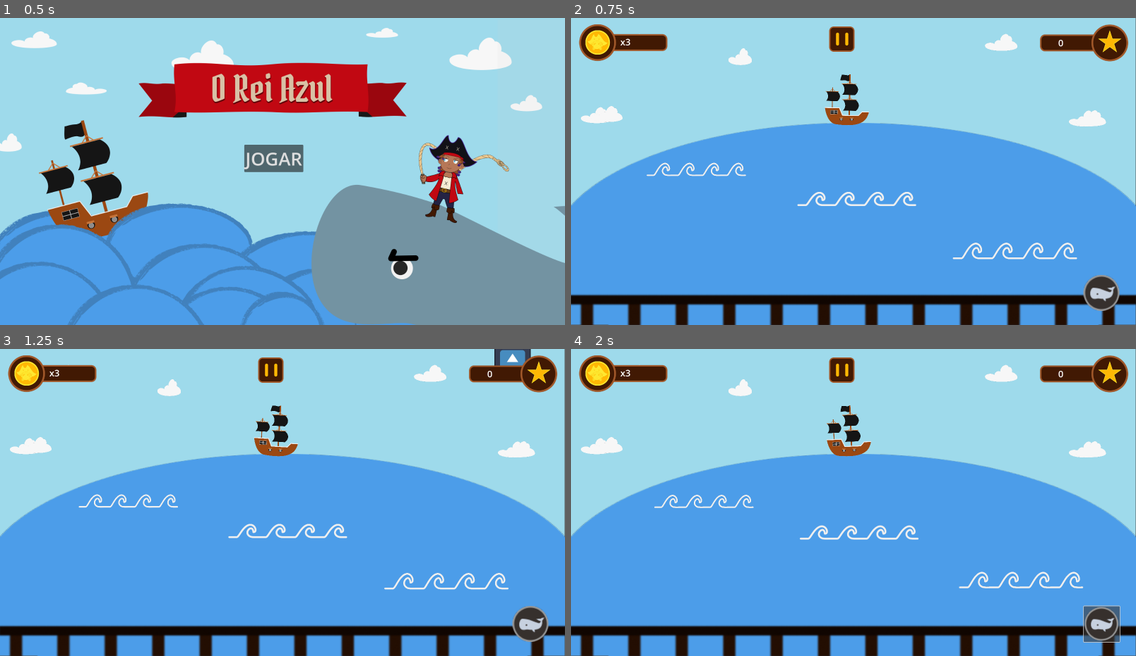
Above: before the commit, frames 1-4 (two rows, left to right).
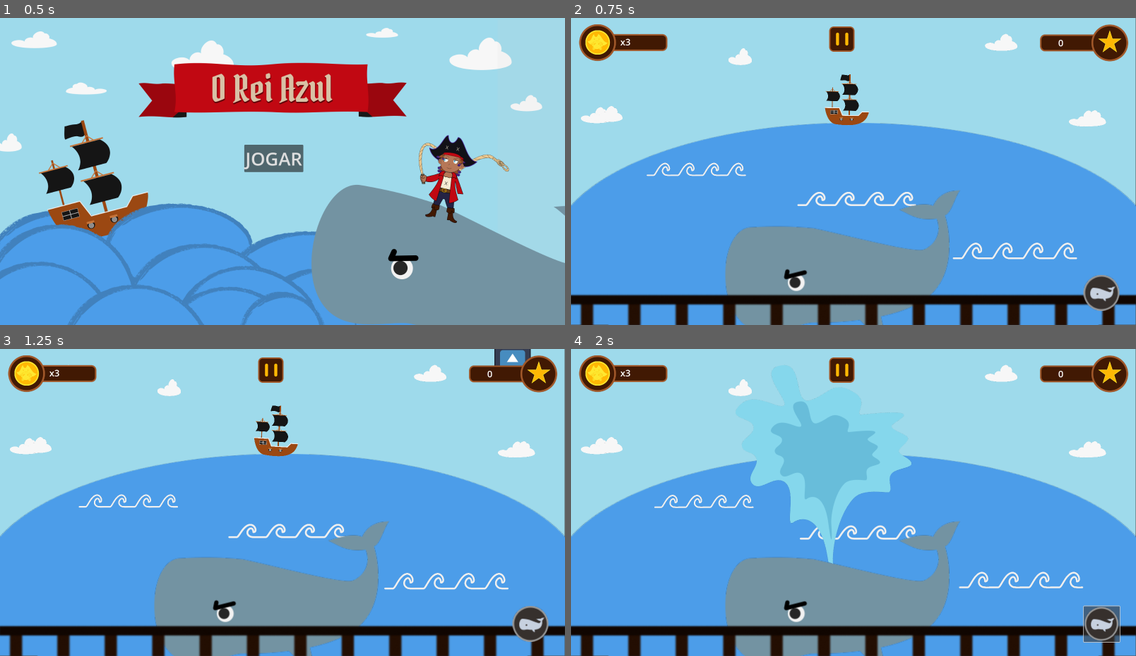
Above: after the commit, the same moments.

Repository: hhsoares/baleia
Game: Godot game, scene res://Scenes/menu.tscn
The game is run twice, just before and just after one commit, with the same random seed, the same clock (stepped at 60 frames per second) and the same inputs. The engine's default icon, where the game draws it, is replaced by a stand-in: a white triangle on a blue panel in a dark square.
Inputs (mouse positions are in pixels of both pictures, inside the frame that each line leads up to):
- Up to frame 1 (0.5 s): no input
- Up to frame 2 (0.75 s): click "JOGAR" at 0.5 s
- Up to frame 3 (1.25 s): no input
- Up to frame 4 (2 s): click (1102, 625) at 1.25 s

Frame 1 is identical in both runs. In frame 2, 9.5% of the frame differs, in the area x 27-69%, y 55-100%; in frame 3, 9.5%; in frame 4, 19%, in the area x 27-69%, y 5-100%.

Commit message:
Baleia aparecendo

Diff:
--- a/Scenes/jogo.tscn
+++ b/Scenes/jogo.tscn
@@ -8,6 +8,7 @@
 [ext_resource type="Texture2D" uid="uid://cm1tcoqqyvn7m" path="res://Assets/ondas_escondidas.png" id="5_8ihgy"]
 [ext_resource type="Texture2D" uid="uid://cybgjfqxrdpyc" path="res://Assets/corrimão.png" id="6_exr17"]
 [ext_resource type="Texture2D" uid="uid://d1xewiphuvulm" path="res://Assets/ondas_simples.png" id="6_nyb5w"]
+[ext_resource type="Texture2D" uid="uid://c4yfsysi44ics" path="res://Assets/splash-baleia.png" id="7_3lwpm"]
 [ext_resource type="Texture2D" uid="uid://2b26ied1oxvo" path="res://Assets/HUD-ElementsBG.png" id="7_8ihgy"]
 [ext_resource type="Texture2D" uid="uid://hc2a7awsveqb" path="res://Assets/HUD-Elements.png" id="8_cwcib"]
 [ext_resource type="Texture2D" uid="uid://ctkn1liictg6b" path="res://Assets/HUD-pause.png" id="9_4aaip"]
@@ -77,18 +78,6 @@
 "transitions": PackedFloat32Array(1),
 "update": 0,
 "values": [0.11236833]
-}
-tracks/5/type = "value"
-tracks/5/imported = false
-tracks/5/enabled = true
-tracks/5/path = NodePath("baleia:position")
-tracks/5/interp = 1
-tracks/5/loop_wrap = true
-tracks/5/keys = {
-"times": PackedFloat32Array(0),
-"transitions": PackedFloat32Array(1),
-"update": 0,
-"values": [Vector2(1049, 559)]
 }
 
 [sub_resource type="Animation" id="Animation_cwcib"]
@@ -156,18 +145,6 @@
 "update": 0,
 "values": [0.0, 0.06981317007977318, -0.06981317007977318, 0.06981317007977318, -0.06981317007977318, 0.06981317007977318, 0.0]
 }
-tracks/5/type = "value"
-tracks/5/imported = false
-tracks/5/enabled = true
-tracks/5/path = NodePath("baleia:position")
-tracks/5/interp = 1
-tracks/5/loop_wrap = true
-tracks/5/keys = {
-"times": PackedFloat32Array(0, 1.2, 2.5, 3.6907268, 5),
-"transitions": PackedFloat32Array(1, 1, 1, 1, 1),
-"update": 0,
-"values": [Vector2(1049, 559), Vector2(1049, 588), Vector2(1049, 559), Vector2(1049, 588), Vector2(1049, 559)]
-}
 
 [sub_resource type="AnimationLibrary" id="AnimationLibrary_gyvnm"]
 _data = {
@@ -213,11 +190,6 @@
 scale = Vector2(0.3, 0.3)
 texture = ExtResource("3_rokwo")
 
-[node name="baleia" parent="bgs" instance=ExtResource("3_ru4ac")]
-position = Vector2(1049, 559)
-rotation = 0.17080888
-scale = Vector2(0.6, 0.6)
-
 [node name="OndasEscondidas" type="Sprite2D" parent="bgs"]
 position = Vector2(998.99994, 676)
 scale = Vector2(0.7, 0.7)
@@ -232,6 +204,15 @@
 position = Vector2(1555, 820)
 scale = Vector2(0.5, 0.5)
 texture = ExtResource("6_nyb5w")
+
+[node name="baleia" parent="bgs" instance=ExtResource("3_ru4ac")]
+position = Vector2(953, 868)
+
+[node name="splash" type="Sprite2D" parent="bgs"]
+visible = false
+position = Vector2(904.00006, 392)
+rotation = -0.18653065
+texture = ExtResource("7_3lwpm")
 
 [node name="Corrimão" type="Sprite2D" parent="bgs"]
 position = Vector2(989.7197, 1030)
--- a/Scripts/jogo.gd
+++ b/Scripts/jogo.gd
@@ -7,6 +7,8 @@
 
 @onready var txt_score: Label = $HUD/Control/HudScore/txt_score
 @onready var txt_life: Label = $HUD/Control/HudLife/txt_life
+
+@onready var splash: Sprite2D = $bgs/splash
 
 var _rng := RandomNumberGenerator.new()
 var _t: Timer
@@ -43,9 +45,14 @@
 	can_use_baleia = false
 
 	await get_tree().create_timer(0.5).timeout
+	splash.visible = true
+
 	for child in get_children():
 		if child is CharacterBody2D and child.scene_file_path == "res://prefarbs/bola.tscn":
 			child.queue_free()
 
-	await get_tree().create_timer(5.0).timeout
+	await get_tree().create_timer(1.0).timeout
+	splash.visible = false
+
+	await get_tree().create_timer(4.0).timeout
 	can_use_baleia = true
--- a/prefarbs/baleia.tscn
+++ b/prefarbs/baleia.tscn
@@ -1,9 +1,8 @@
 [gd_scene load_steps=8 format=3 uid="uid://owrnf5jvokw0"]
 
 [ext_resource type="Texture2D" uid="uid://c4yfsysi44ics" path="res://Assets/splash-baleia.png" id="1_uuc6d"]
+[ext_resource type="Texture2D" uid="uid://87edwqxgb86d" path="res://Assets/Frame 10.png" id="2_hjhd4"]
 [ext_resource type="Texture2D" uid="uid://dufjb8ehcf7cb" path="res://Assets/bravo.png" id="2_uuc6d"]
-
-[sub_resource type="CompressedTexture2D" id="CompressedTexture2D_atf6w"]
 
 [sub_resource type="Animation" id="Animation_7ym85"]
 length = 0.001
@@ -213,7 +212,7 @@
 
 [node name="sprite" type="Sprite2D" parent="."]
 scale = Vector2(2.5, 2.5)
-texture = SubResource("CompressedTexture2D_atf6w")
+texture = ExtResource("2_hjhd4")
 
 [node name="bravo" type="Sprite2D" parent="."]
 position = Vector2(-284, -63)
Not shown: 1 places in Scenes/jogo.tscn that only renumber resources
